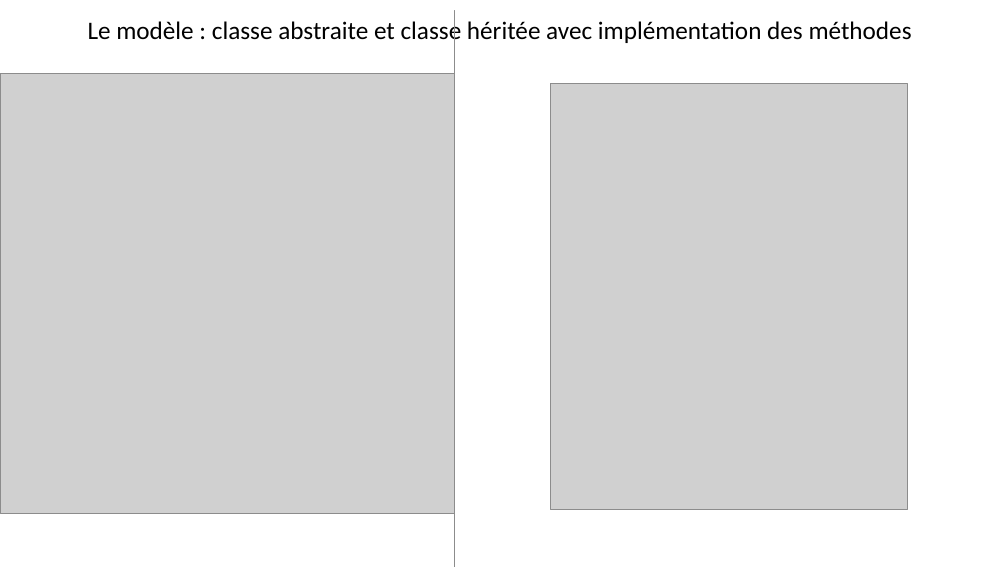
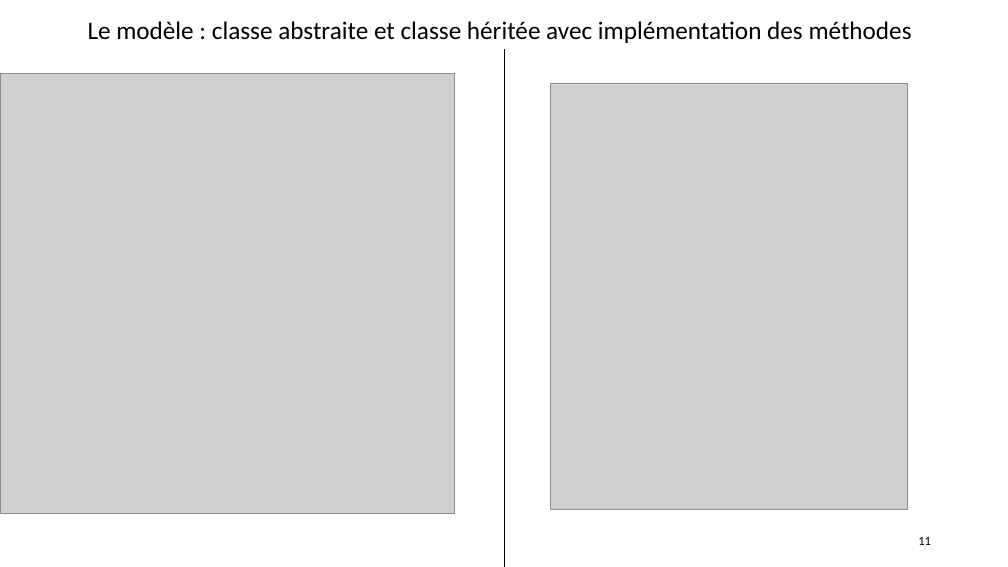
Before and after one commit to emmo78/Project_DA_Java_EN_Come_to_the_Rescue_of_a_Java_Application, a slide deck: slide 11 of PresentationOlivierMOREL.pptx (slide 10 before the commit). Drawn at 1008x567 pixels with LibreOffice and Linux fonts; fonts in the diff are those of the drawing; grey boxes stand for pictures. Boxes give left, top, right and bottom in pixels: in the first picture for what was removed or moved away, otherwise in the second. Text is boxed around its words. In the diff, an @@ line names an element or a change of style, - is before the commit and + after.

```diff
--- a/PresentationOlivierMOREL.pptx
+++ b/PresentationOlivierMOREL.pptx
@@ picture removed at <box>454,11,455,567</box> @@
@@ line added from (504, 49) to (504, 567), #000000 0.5 pt @@
@@ page number added at <box>918,537,931,545</box>, 12 pt, text #000000 @@
+11
```
Also in this commit, not shown: 12 other slides changed, 1 slide added, 57 other files.
